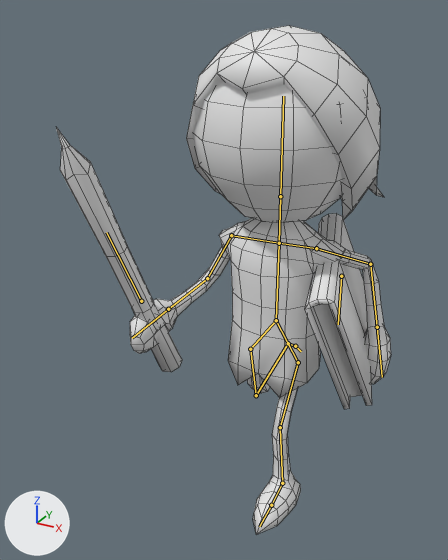
The Blender file Assets/Models/char.blend: old version first, new version second.
Rendered twice from a camera (50 mm lens) standing at (2.86, -6.53, 6.21) and looking at (-0.54, -0.34, 3.11). Arrows for +X, +Y and +Z are at lower left; the lights stay in place. The bones that bend it are drawn over the model as lines. Mesh edges are drawn as thin lines.

In view in the first picture: 'Book', 'Char', 'Pen'.
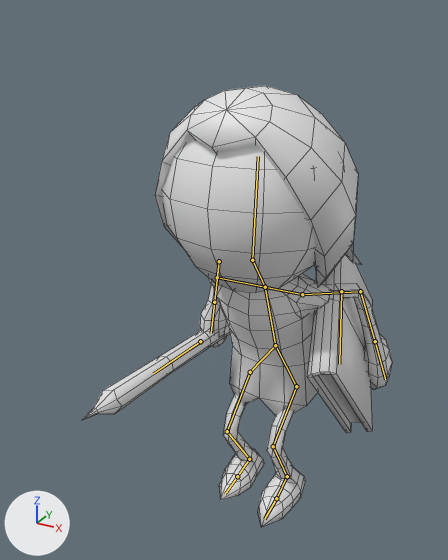
The newer file adds an action. The first version stands in its rest pose; the second is drawn at frame 6 of the action 'Jump'.

Changed parts and their boxes (x1, y1, x2, y2) in the pictures (448 x 560 px):
'Char', posed (9% narrower, 13% shorter): before (130, 26, 391, 534); after (155, 86, 392, 527)
'Book', posed: before (305, 213, 372, 409); after (307, 255, 373, 433)
'Pen', posed: before (56, 127, 182, 372); after (82, 323, 230, 420)
bone 'Bone', root to tip: before (276, 320) to (279, 243); after (275, 345) to (265, 287)
bone 'Bone.002', root to tip: before (316, 248) to (370, 264); after (302, 294) to (360, 291)
bone 'Bone.003', root to tip: before (370, 264) to (377, 327); after (360, 291) to (375, 341)
bone 'Bone.022', root to tip: before (341, 276) to (338, 324); after (341, 291) to (339, 364)
bone 'Bone.006', root to tip: before (231, 235) to (207, 278); after (217, 277) to (219, 261)
bone 'Bone.007', root to tip: before (207, 278) to (168, 309); after (219, 261) to (214, 302)
bone 'Bone.021', root to tip: before (141, 301) to (106, 232); after (200, 341) to (153, 373)
bone 'Bone.009', root to tip: before (279, 243) to (280, 196); after (265, 287) to (252, 260)
bone 'Bone.010', root to tip: before (280, 196) to (283, 96); after (252, 260) to (258, 156)
bone 'Bone.011', root to tip: before (276, 320) to (250, 349); after (275, 345) to (250, 372)
bone 'Bone.012', root to tip: before (250, 349) to (256, 395); after (250, 372) to (227, 431)
bone 'Bone.013', root to tip: before (256, 395) to (288, 343); after (227, 431) to (249, 459)
bone 'Bone.014', root to tip: before (288, 343) to (295, 346); after (249, 459) to (237, 476)
bone 'Bone.015', root to tip: before (295, 346) to (301, 351); after (237, 476) to (225, 494)
bone 'Bone.016', root to tip: before (276, 320) to (298, 362); after (275, 345) to (296, 386)
bone 'Bone.017', root to tip: before (298, 362) to (280, 427); after (296, 386) to (273, 446)
bone 'Bone.018', root to tip: before (280, 427) to (282, 483); after (273, 446) to (287, 476)
bone 'Bone.019', root to tip: before (282, 483) to (271, 505); after (287, 476) to (276, 498)

What changed in the scene script:
```text
Change bone_bone:
    where bone_bone = bpy.data.objects['Armature'].pose.bones['Bone']
    bone_bone.location: (0.0, -0.18, 0.0) -> (0.0, -0.54, 0.0)
    bone_bone.rotation_quaternion: (1.0, 0.0, 0.0, 0.0) -> (0.983, 0.183, 0.0, 0.0)  # degrees (0, 0, 0) -> degrees (21, 0, 0)
Change bone_bone_002:
    where bone_bone_002 = bpy.data.objects['Armature'].pose.bones['Bone.002']  # child of 'Bone.001'
    bone_bone_002.rotation_quaternion: (0.625, -0.314, 0.692, 0.181) -> (0.632, -0.314, 0.687, 0.176)  # degrees (43, 102, 84) -> degrees (48, 102, 88)
Change bone_bone_003:
    where bone_bone_003 = bpy.data.objects['Armature'].pose.bones['Bone.003']  # child of 'Bone.002'
    bone_bone_003.rotation_quaternion: (0.852, 0.286, 0.002, -0.438) -> (0.858, 0.275, 0.009, -0.434)  # degrees (30, 15, -50) -> degrees (29, 15, -50)
Change bone_bone_022:
    where bone_bone_022 = bpy.data.objects['Armature'].pose.bones['Bone.022']  # child of 'Bone.004'
    bone_bone_022.location: (-2.4, -0.12, 0.4) -> (-2.38, -0.1, 0.33)
    bone_bone_022.rotation_quaternion: (0.621, 0.23, 0.729, -0.173) -> (0.665, 0.219, 0.69, -0.187)  # degrees (-11, 100, -44) -> degrees (-35, 93, -69)
Change bone_bone_006:
    where bone_bone_006 = bpy.data.objects['Armature'].pose.bones['Bone.006']  # child of 'Bone.005'
    bone_bone_006.rotation_quaternion: (0.837, -0.322, -0.402, 0.185) -> (0.535, -0.438, -0.705, -0.158)  # degrees (-56, -34, 43) -> degrees (33, -117, -84)
Change bone_bone_007:
    where bone_bone_007 = bpy.data.objects['Armature'].pose.bones['Bone.007']  # child of 'Bone.006'
    bone_bone_007.rotation_quaternion: (0.835, 0.475, -0.037, 0.277) -> (0.84, 0.466, -0.041, 0.275)  # degrees (55, -19, 27) -> degrees (54, -19, 27)
Change bone_bone_021:
    where bone_bone_021 = bpy.data.objects['Armature'].pose.bones['Bone.021']  # child of 'Bone.008'
    bone_bone_021.rotation_quaternion: (1.0, 0.0, 0.0, 0.0) -> (0.981, -0.041, 0.015, -0.19)  # degrees (0, 0, 0) -> degrees (-5, 1, -22)
Change bone_bone_009:
    where bone_bone_009 = bpy.data.objects['Armature'].pose.bones['Bone.009']  # child of 'Bone'
    bone_bone_009.rotation_quaternion: (1.0, 0.0, 0.0, 0.0) -> (0.991, 0.0, -0.001, 0.132)  # degrees (0, 0, 0) -> degrees (0, 0, 15)
Change bone_bone_010:
    where bone_bone_010 = bpy.data.objects['Armature'].pose.bones['Bone.010']  # child of 'Bone.009'
    bone_bone_010.rotation_quaternion: (1.0, 0.0, 0.002, -0.021) -> (0.942, 0.0, -0.002, 0.337)  # degrees (0, 0, -2) -> degrees (0, 0, 39)
Change bone_bone_011:
    where bone_bone_011 = bpy.data.objects['Armature'].pose.bones['Bone.011']
    bone_bone_011.location: (0.0, 0.15, -0.1) -> (0.0, 0.45, -0.31)
Change bone_bone_012:
    where bone_bone_012 = bpy.data.objects['Armature'].pose.bones['Bone.012']  # child of 'Bone.011'
    bone_bone_012.rotation_quaternion: (0.995, 0.0, 0.002, 0.101) -> (0.898, 0.0, -0.008, -0.44)  # degrees (0, 0, 12) -> degrees (0, -1, -52)
Change bone_bone_013:
    where bone_bone_013 = bpy.data.objects['Armature'].pose.bones['Bone.013']  # child of 'Bone.012'
    bone_bone_013.rotation_quaternion: (0.675, 0.0, 0.012, 0.738) -> (0.722, 0.0, 0.011, 0.691)  # degrees (1, 1, 95) -> degrees (1, 1, 87)
Change bone_bone_014:
    where bone_bone_014 = bpy.data.objects['Armature'].pose.bones['Bone.014']  # child of 'Bone.013'
    bone_bone_014.rotation_quaternion: (0.972, -0.237, 0.0, 0.0) -> (0.936, 0.353, 0.0, 0.0)  # degrees (-27, 0, 0) -> degrees (41, 0, 0)
Change bone_bone_015:
    where bone_bone_015 = bpy.data.objects['Armature'].pose.bones['Bone.015']  # child of 'Bone.014'
    bone_bone_015.rotation_quaternion: (1.0, 0.032, 0.0, 0.0) -> (1.0, 0.0, 0.0, 0.0)  # degrees (4, 0, 0) -> degrees (0, 0, 0)
Change bone_bone_016:
    where bone_bone_016 = bpy.data.objects['Armature'].pose.bones['Bone.016']
    bone_bone_016.location: (0.0, 0.15, -0.09) -> (0.0, 0.46, -0.29)
Change bone_bone_017:
    where bone_bone_017 = bpy.data.objects['Armature'].pose.bones['Bone.017']  # child of 'Bone.016'
    bone_bone_017.rotation_quaternion: (0.95, -0.311, 0.0, 0.0) -> (0.882, -0.471, 0.0, 0.0)  # degrees (-36, 0, 0) -> degrees (-56, 0, 0)
Change bone_bone_018:
    where bone_bone_018 = bpy.data.objects['Armature'].pose.bones['Bone.018']  # child of 'Bone.017'
    bone_bone_018.rotation_quaternion: (0.915, 0.0, -0.006, -0.404) -> (0.72, 0.0, -0.01, -0.694)  # degrees (0, -1, -48) -> degrees (1, -1, -88)
Change bone_bone_019:
    where bone_bone_019 = bpy.data.objects['Armature'].pose.bones['Bone.019']  # child of 'Bone.018'
    bone_bone_019.rotation_quaternion: (0.995, 0.102, 0.0, 0.0) -> (0.962, 0.274, 0.0, 0.0)  # degrees (12, 0, 0) -> degrees (32, 0, 0)
```
